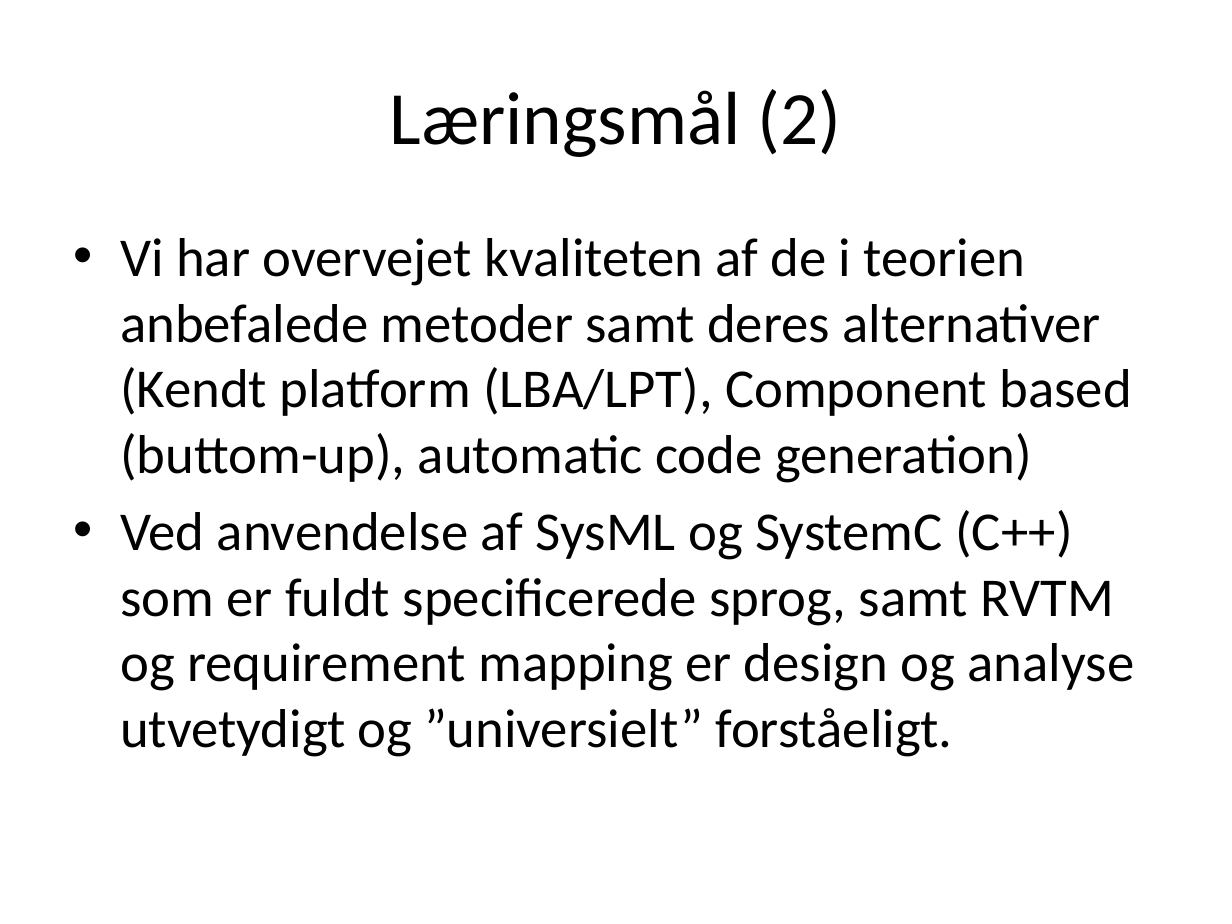
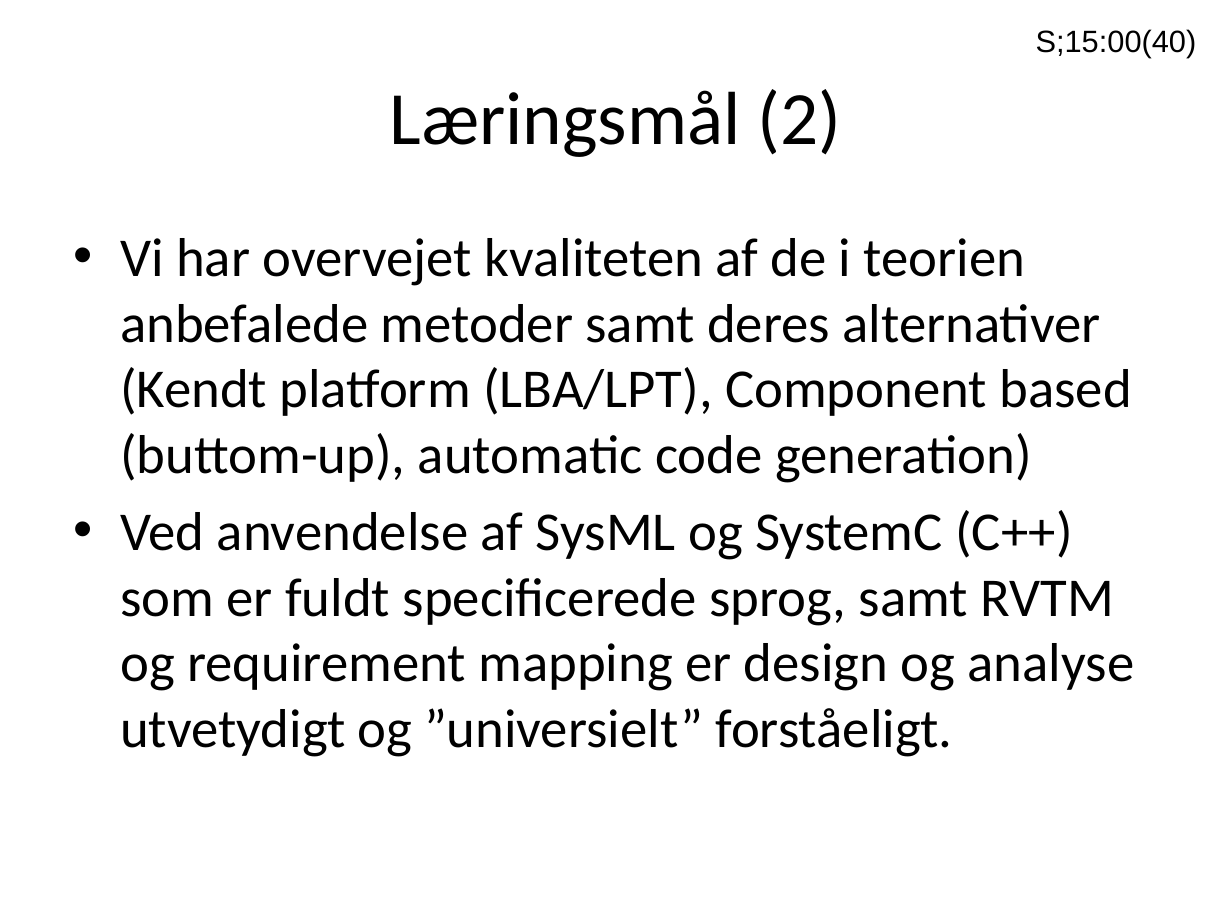
Before and after one commit to ahpoder/masterofit2009, a slide deck: slide 21 of syseng_hwco/proj/Artifact/Presentations/Presentation_exam.pptx. Drawn at 1232x924 pixels with LibreOffice and Linux fonts; fonts in the diff are those of the drawing. Boxes give left, top, right and bottom in pixels: in the first picture for what was removed or moved away, otherwise in the second. Text is boxed around its words. In the diff, an @@ line names an element or a change of style, - is before the commit and + after.

```diff
--- a/syseng_hwco/proj/Artifact/Presentations/Presentation_exam.pptx
+++ b/syseng_hwco/proj/Artifact/Presentations/Presentation_exam.pptx
@@ text added at bbox=[1036, 29, 1197, 58], 18 pt, text #000000 @@
+S;15:00(40)
```
Also in this commit, not shown: 19 other slides changed, 2 slides added, 1 slide removed, 2 other files.
